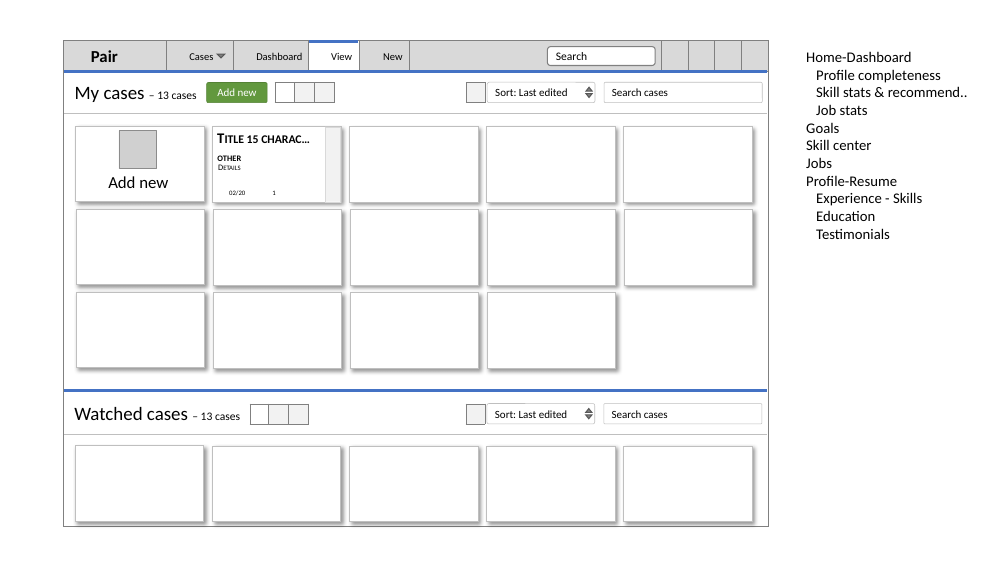
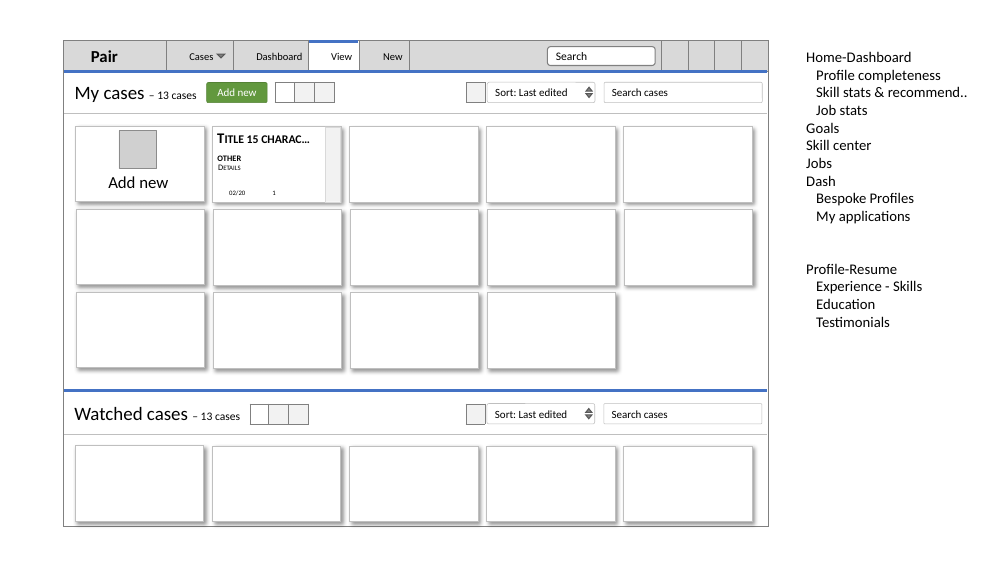
Before and after one commit to aarryann/doweb2, a slide deck: slide 9 of .docs/wireframes.pptx. Drawn at 1008x567 pixels with LibreOffice and Linux fonts; fonts in the diff are those of the drawing; grey boxes stand for pictures; background and template pictures are left out. Boxes give left, top, right and bottom in pixels: in the first picture for what was removed or moved away, otherwise in the second. Text is boxed around its words. In the diff, an @@ line names an element or a change of style, - is before the commit and + after.

```diff
--- a/.docs/wireframes.pptx
+++ b/.docs/wireframes.pptx
@@ text at (806, 175, 914, 224): paragraphs added @@
+Dash
+Bespoke Profiles
+My applications
```
Also in this commit, not shown: 1 other file.
